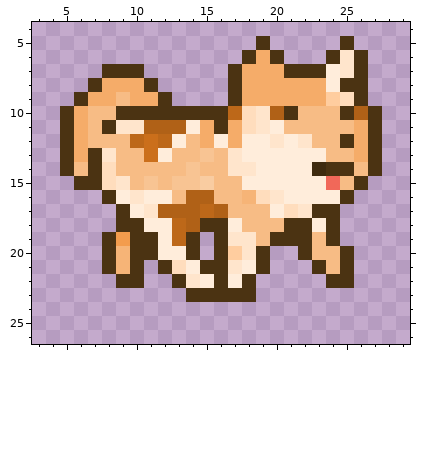
Two states of a pixel-art sprite, res/player/kenny_right_3.png. The picture above was drawn from the file before the commit.
The file is 32x32 pixels. Colours within 5 levels of each other are drawn and written as one. Shown: x 3..29, y 4..26. The old version is drawn lined up with the new one.
New version:
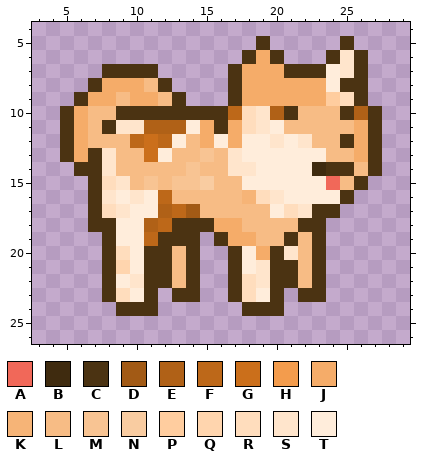
Palette (. is transparent): A #f16859  B #3f2b0f  C #4b3312  D #a25a15  E #b06117  F #bd6819  G #cb6f1b  H #f39c4d  J #f5ac69  K #f6b477  L #f7bc85  M #f8c493  N #f9cca1  P #ffcd9f  Q #ffd5ae  R #ffddbd  S #ffe5cc  T #ffeddb
The edit:
whole drawing moved by +0,-1 (the old picture is shown already moved)
y 7: x 11 . -> C
y 8: x 11..12 C. -> LC
y 9: x 12..13 C. -> LC
y 14: x 5..6 CL -> .C; x 8 R -> S
y 15: x 6 C -> .
y 16: x 7..8 .C -> CS; x 12 T -> F; x 14..15 EE -> LL
y 17: x 7..9 ..C -> CRS; x 11 S -> T; x 13..16 EEFE -> FDLL
y 18: x 7..14 ..CCTTFE -> CCTTEFCC; x 16..17 CT -> JJ; x 21 C -> L; x 23..24 TC -> C.
y 19: x 9..13 HCCTF -> TTFCC; x 17..18 SS -> JJ; x 20 C -> L; x 22..24 CLC -> LC.
y 20: x 9..10 KC -> RT; x 12..13 TT -> CL; x 16..25 CPSC..CLLC -> .CTJCSLC..
y 21: x 9..11 KC. -> QTC; x 13..17 RTCCS -> LC..C; x 19..22 C... -> SCCL; x 24..25 LC -> ..
y 22: x 8..25 .CC..CSTCTC.....CC -> CTSCCLC..CRSCCLC..
y 23: x 8..11 .... -> CRTC; x 13 . -> C; x 15..16 CC -> ..; x 18..20 C.. -> RTC; x 22..23 .. -> CC
y 24: x 9..11 ... -> CCC; x 18..20 ... -> CCC
